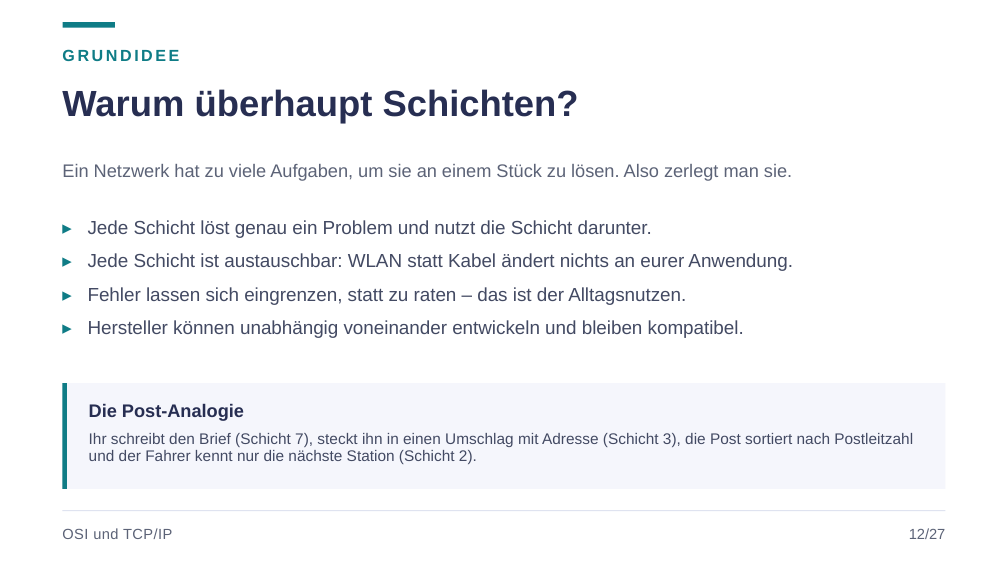
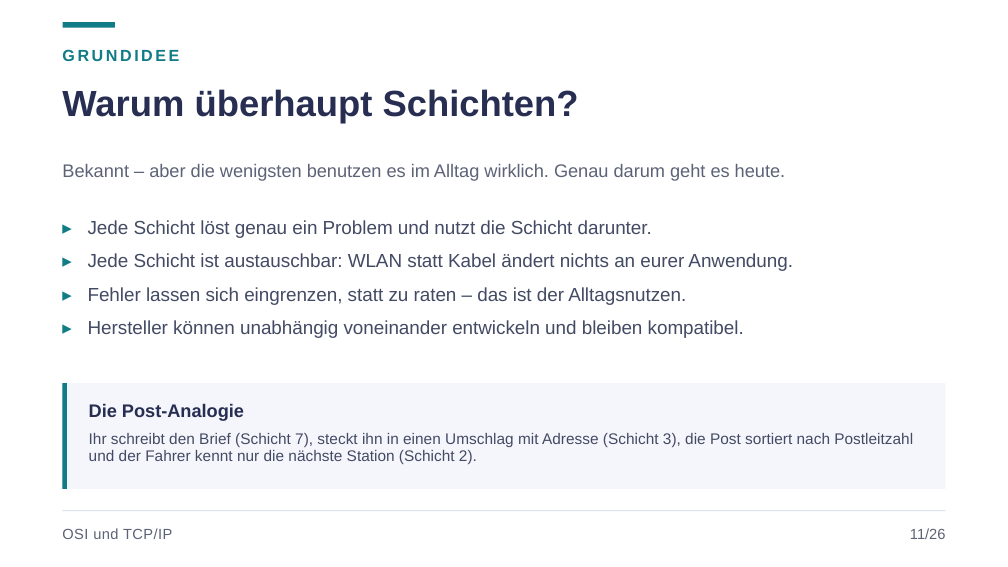
Before and after one commit to JacobMenge/kurs-unterlagen, a slide deck: slide 15 of folien/dist/01-netzwerke-grundlagen.pptx (slide 16 before the commit). Drawn at 1008x567 pixels with LibreOffice and Linux fonts; fonts in the diff are those of the drawing. Boxes give left, top, right and bottom in pixels: in the first picture for what was removed or moved away, otherwise in the second. Text is boxed around its words. In the diff, an @@ line names an element or a change of style, - is before the commit and + after.

Commit message:
netzwerke: abend 1 auf zielgruppe fachinformatiker angehoben - einfuehrungsfolien raus, abgrenzung ausbildung/fortbildung rein

```diff
--- a/folien/dist/01-netzwerke-grundlagen.pptx
+++ b/folien/dist/01-netzwerke-grundlagen.pptx
@@ text at [62, 164, 785, 181]: text changed @@
-Ein Netzwerk hat zu viele Aufgaben, um sie an einem Stück zu lösen. Also zerlegt man sie.
+Bekannt – aber die wenigsten benutzen es im Alltag wirklich. Genau darum geht es heute.
@@ text at [910, 528, 945, 539]: text changed @@
-12/27
+11/26
```
Also in this commit, not shown: 24 other slides changed, 3 slides added, 4 slides removed, 2 other files.
